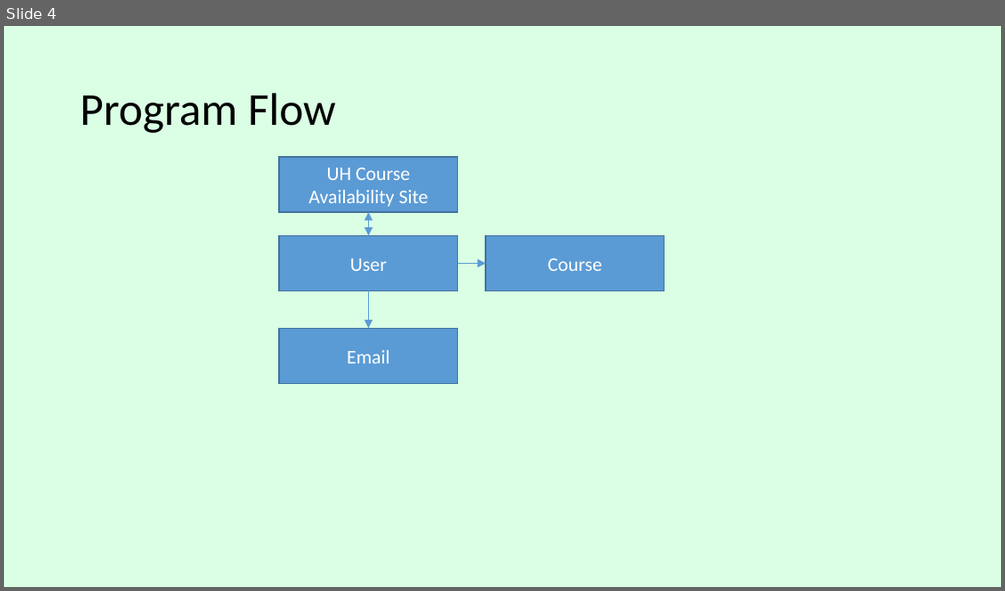
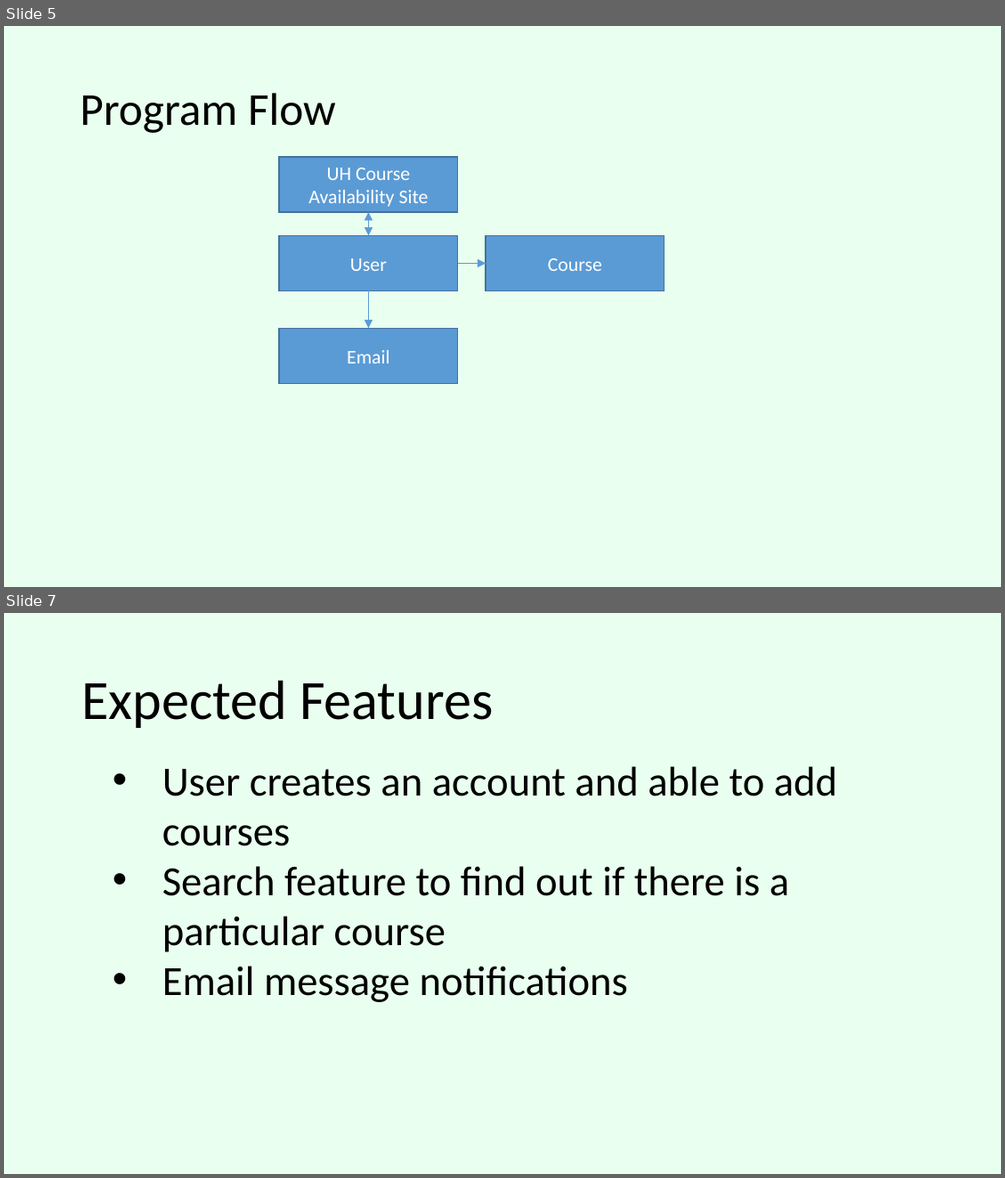
Before and after one commit to bsogata/course_availability, a slide deck: Course_Avail_Final.pptx. Shown one above the other, each under a label of ours: slide 4 before the commit, slides 5 and 7 after it; the slides between them are not shown. The pictures are 1005x591 and 1005x1178 pixels, drawn with LibreOffice and Linux fonts; fonts in the diff are those of the drawing. Boxes give left, top, right and bottom in pixels: in the first picture for what was removed or moved away, otherwise in the second. Text is boxed around its words. In the diff, an @@ line names an element or a change of style, - is before the commit and + after.

```diff
--- a/Course_Avail_Final.pptx
+++ b/Course_Avail_Final.pptx
@@ slide 7 added at <box>4,613,1001,1174</box>, background #A7FFC0 at 24% opacity @@
@@ text added at <box>81,680,493,728</box>, 40 pt, text #000000 @@
+Expected Features
@@ text added at <box>162,766,837,1002</box>, 30 pt, text #000000 @@
+• User creates an account and able to add courses
+• Search feature to find out if there is a particular course
+• Email message notifications
@@ what was slide 4 is now slide 5 @@
@@ slide 5 changed as well @@
@@ background #C8FFD8 at 66% opacity to #A7FFC0 at 24% opacity @@
```
Also in this commit, not shown: 3 other slides changed, 3 other slides added, 9 slides removed, 1 other file.
